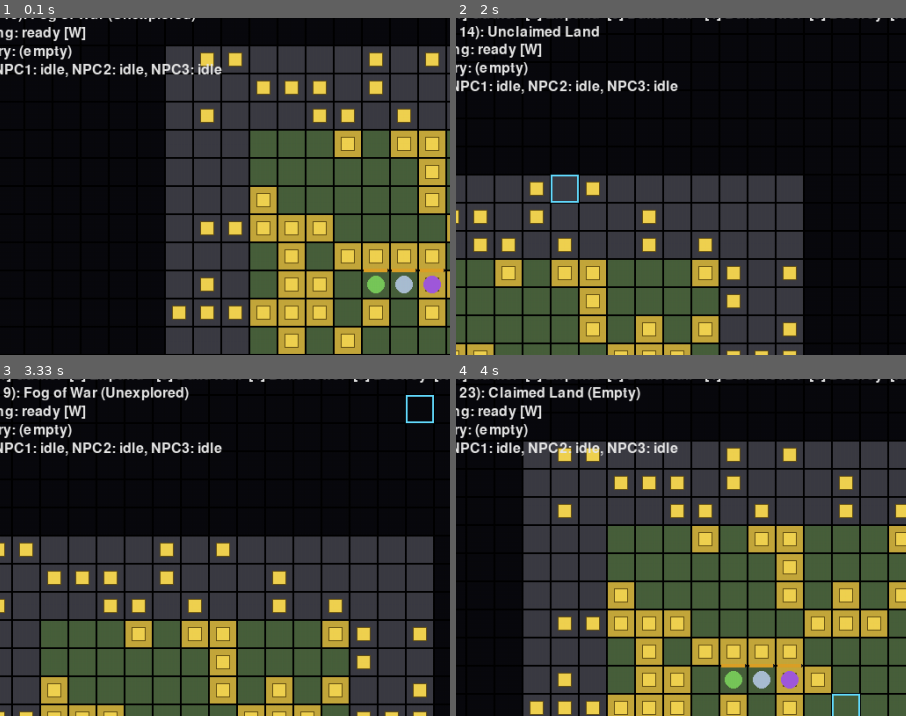
Above: before the commit, frames 1-4 (two rows, left to right).
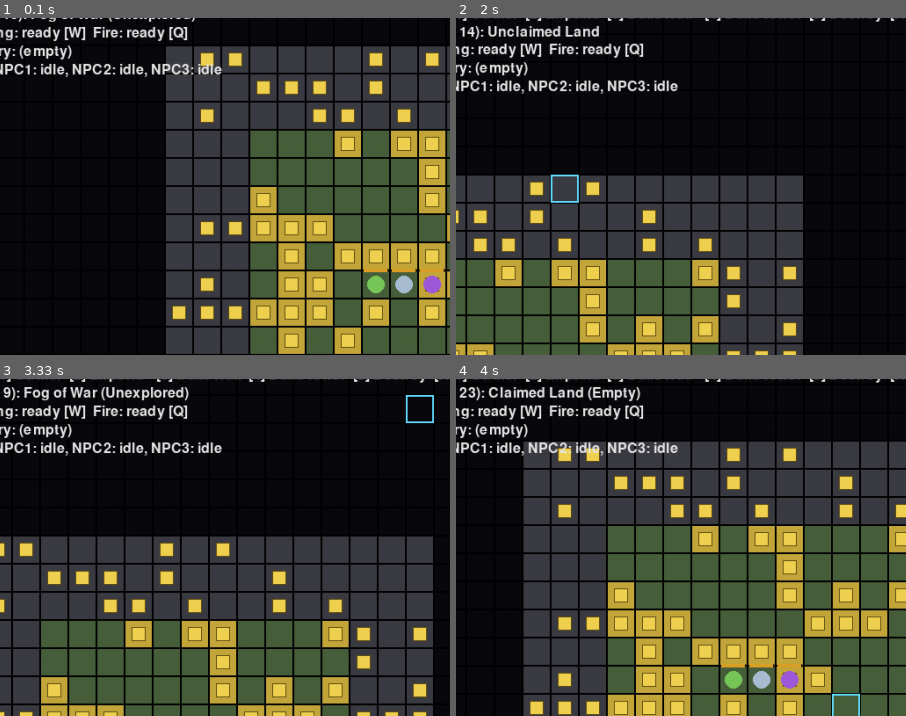
Above: after the commit, the same moments.

Repository: MiohitoKiri5474/PyGame-Final
Game: pygame game, started from src/main.py
Two runs of this game, one before a commit and one after it. Both use one fixed random seed, a clock stepped at 60 frames per second and the inputs below.
Inputs (mouse positions are % of the whole screen's width and height, from its top left):
- Up to frame 1 (0.1 s): no input
- Up to frame 2 (2 s): hold Q 0.33-0.8 s; hold Right 0.33-0.8 s; move the mouse to (46, 54) at 0.37 s; tap W at 0.83 s; hold Right 1.17-1.63 s; move the mouse to (26, 51) at 1.2 s; tap Space at 1.23, 1.53, 1.73 s; tap 3 at 1.32 s; hold Up 1.67-1.97 s; move the mouse to (19, 35) at 1.7 s
- Up to frame 3 (3.33 s): hold Right 2-2.47 s; move the mouse to (65, 15) at 2.03 s; tap Space at 2.07, 2.37, 2.9, 3.2 s; tap 2 at 2.15 s; click (24, 13) at 2.55 s; hold Left from 2.83 s (still down); click (52, 16) at 2.92 s
- Up to frame 4 (4 s): release Left at 3.37 s; hold Down 3.4-3.7 s; tap Space at 3.47, 3.8 s; click (14, 47) at 3.48 s; tap 2 at 3.55 s; hold Left from 3.73 s (still down); click (51, 60) at 3.82 s; tap 3 at 3.88 s
The pictures show only the part of the screen within x 7-57%, y 11-60%; the shares and areas given below are measured in that part.

The runs differ from the first frame. In frame 1, 0.5% of the frame differs, in the area x 20-42%, y 2-7%; in frame 2, 0.5%, in the area x 20-42%, y 7-12%; in frame 3, 0.4%; in frame 4, 0.4%.

Commit message:
feat: implement ticket 19 - Fire spell
Q, 15s cooldown, immediate damage plus a 3-second burn DoT. Reuses
ticket 18's cast/cooldown/targeting scaffolding via a new
_cast_single_target_spell(world, monsters, spell, damage, cooldown,
color, on_hit) helper - cast_lightning/cast_fire are thin wrappers,
Fire's burn applied through the on_hit hook.

Deviates from the ticket's literal "via extensions.register_tick" for
burn ticking: monsters live on Game, not World, and register_tick
callbacks only ever receive (world, dt), so there's no path from that
hook to the monster list. Burn ticking is folded into Monster.update
instead (already called once per monster per game tick), needing zero
new call sites. burn_ticks_remaining/burn_damage_per_tick live
directly on Monster.

Spellbook.trigger_flash gained a color param so Fire's flash renders
orange instead of reusing Lightning's yellow - render_magic.py now
reads spellbook.flash_color instead of a hardcoded constant.

/code-review medium: 4 cleanup findings, no correctness bugs, all
fixed - extracted the shared single-target-cast helper (ahead of
Freeze landing as a third near-identical copy), matched Monster's
burn-tick timer pattern to DayNightCycle/Nest's existing interval-timer
shape, removed a redundant never-true guard condition in
render_magic.py, dropped burn_tick_timer from save.py's persisted
fields (sub-second DoT timing precision across a reload isn't worth
the surface area).

Disclosure: Based on Claude Code generated output.

Diff:
--- a/src/constants.py
+++ b/src/constants.py
@@ -152,3 +152,11 @@
 LIGHTNING_COOLDOWN = 20.0
 MAGIC_FLASH_DURATION = 0.3
 COLOR_LIGHTNING_FLASH = (255, 255, 120)
+
+# --- Fire spell (ticket 19) ---
+FIRE_DAMAGE = 25
+FIRE_COOLDOWN = 15.0
+FIRE_BURN_DAMAGE_PER_TICK = 5
+FIRE_BURN_TICKS = 3
+FIRE_BURN_TICK_INTERVAL = 1.0
+COLOR_FIRE_FLASH = (255, 120, 40)
--- a/src/game.py
+++ b/src/game.py
@@ -42,7 +42,7 @@
 from day_night import DayNightCycle, DAY, NIGHT
 from coords import tile_at, tile_center
 from game_over import GameOverState
-from magic import cast_lightning
+from magic import cast_fire, cast_lightning
 from nest import NestManager, create_initial_nests
 from npc import NPC
 from monster import spawn_monster
@@ -134,6 +134,9 @@
                     # other no-op cast; arrow keys pan without the overlap.
                     if not self.paused:  # casting affects sim state, stays frozen with everything else
                         cast_lightning(self.world, self.monsters)
+                elif event.key == pygame.K_q:
+                    if not self.paused:
+                        cast_fire(self.world, self.monsters)
                 elif event.key in (
                     pygame.K_1, pygame.K_2, pygame.K_3, pygame.K_4,
                     pygame.K_5, pygame.K_6, pygame.K_7, pygame.K_8, pygame.K_9,
--- a/src/magic.py
+++ b/src/magic.py
@@ -1,8 +1,19 @@
 from __future__ import annotations
 
-from typing import TYPE_CHECKING
+from typing import Callable, TYPE_CHECKING
 
-from constants import LIGHTNING_COOLDOWN, LIGHTNING_DAMAGE, MAGIC_FLASH_DURATION, ROLE_MAGE
+from constants import (
+    COLOR_FIRE_FLASH,
+    COLOR_LIGHTNING_FLASH,
+    FIRE_BURN_DAMAGE_PER_TICK,
+    FIRE_BURN_TICKS,
+    FIRE_COOLDOWN,
+    FIRE_DAMAGE,
+    LIGHTNING_COOLDOWN,
+    LIGHTNING_DAMAGE,
+    MAGIC_FLASH_DURATION,
+    ROLE_MAGE,
+)
 from coords import tile_at
 from extensions import register_hud_line, register_tick
 from monster import nearest_claimed_tile
@@ -21,6 +32,7 @@
         self.cooldowns: dict[str, float] = dict(cooldowns) if cooldowns else {}
         self.flash_position: tuple[float, float] | None = None
         self.flash_timer: float = 0.0
+        self.flash_color: tuple[int, int, int] | None = None
 
     def remaining(self, spell: str) -> float:
         return self.cooldowns.get(spell, 0.0)
@@ -31,9 +43,12 @@
     def start_cooldown(self, spell: str, seconds: float) -> None:
         self.cooldowns[spell] = seconds
 
-    def trigger_flash(self, position: tuple[float, float], duration: float) -> None:
+    def trigger_flash(
+        self, position: tuple[float, float], duration: float, color: tuple[int, int, int]
+    ) -> None:
         self.flash_position = position
         self.flash_timer = duration
+        self.flash_color = color
 
     def tick(self, dt: float) -> None:
         for spell in list(self.cooldowns):
@@ -59,11 +74,22 @@
     return any(npc.role == ROLE_MAGE and not npc.is_dead for npc in world.npcs)
 
 
-def cast_lightning(world: "World", monsters: list["Monster"]) -> bool:
-    """Colony-wide cast: castable whenever off-cooldown and a living Mage
-    exists, regardless of that Mage's position - auto-targets the nearest
-    monster to territory. Silent no-op (no wasted cooldown) otherwise."""
-    if not world.spellbook.is_ready("Lightning"):
+def _cast_single_target_spell(
+    world: "World",
+    monsters: list["Monster"],
+    spell: str,
+    damage: int,
+    cooldown: float,
+    color: tuple[int, int, int],
+    on_hit: Callable[["Monster"], None] | None = None,
+) -> bool:
+    """Shared scaffolding for single-target spells: ready-check, living-Mage
+    check, nearest-target lookup, damage, cooldown, flash. Castable whenever
+    off-cooldown and a living Mage exists, regardless of that Mage's
+    position - auto-targets the nearest monster to territory. Silent no-op
+    (no wasted cooldown) otherwise. `on_hit` applies any effect beyond flat
+    damage (e.g. Fire's burn)."""
+    if not world.spellbook.is_ready(spell):
         return False
     if not _has_living_mage(world):
         return False
@@ -71,10 +97,30 @@
     if target is None:
         return False
 
-    target.health -= LIGHTNING_DAMAGE
-    world.spellbook.start_cooldown("Lightning", LIGHTNING_COOLDOWN)
-    world.spellbook.trigger_flash((target.x, target.y), MAGIC_FLASH_DURATION)
+    target.health -= damage
+    if on_hit is not None:
+        on_hit(target)
+    world.spellbook.start_cooldown(spell, cooldown)
+    world.spellbook.trigger_flash((target.x, target.y), MAGIC_FLASH_DURATION, color)
     return True
+
+
+def cast_lightning(world: "World", monsters: list["Monster"]) -> bool:
+    return _cast_single_target_spell(
+        world, monsters, "Lightning", LIGHTNING_DAMAGE, LIGHTNING_COOLDOWN, COLOR_LIGHTNING_FLASH
+    )
+
+
+def cast_fire(world: "World", monsters: list["Monster"]) -> bool:
+    """Immediate damage plus a burn DoT applied directly on the target
+    Monster (ticked in Monster.update itself, not via
+    extensions.register_tick: monsters live on Game, not World, so the
+    register_tick hook - which only ever receives (world, dt) - has no way
+    to reach them)."""
+    return _cast_single_target_spell(
+        world, monsters, "Fire", FIRE_DAMAGE, FIRE_COOLDOWN, COLOR_FIRE_FLASH,
+        on_hit=lambda target: target.apply_burn(FIRE_BURN_DAMAGE_PER_TICK, FIRE_BURN_TICKS),
+    )
 
 
 def _tick_magic(world: "World", dt: float) -> None:
@@ -82,10 +128,12 @@
 
 
 def _magic_hud_line(world: "World") -> str:
-    remaining = world.spellbook.remaining("Lightning")
-    if remaining <= 0:
-        return "Lightning: ready [W]"
-    return f"Lightning: {remaining:.0f}s [W]"
+    parts = []
+    for spell, hotkey in (("Lightning", "W"), ("Fire", "Q")):
+        remaining = world.spellbook.remaining(spell)
+        status = "ready" if remaining <= 0 else f"{remaining:.0f}s"
+        parts.append(f"{spell}: {status} [{hotkey}]")
+    return "  ".join(parts)
 
 
 register_tick(_tick_magic)
--- a/src/monster.py
+++ b/src/monster.py
@@ -1,5 +1,11 @@
 from blocking import is_wall_blocked
-from constants import MONSTER_ATTACK, MONSTER_DEFENSE, MONSTER_MAX_HEALTH, MONSTER_SPEED
+from constants import (
+    FIRE_BURN_TICK_INTERVAL,
+    MONSTER_ATTACK,
+    MONSTER_DEFENSE,
+    MONSTER_MAX_HEALTH,
+    MONSTER_SPEED,
+)
 from coords import tile_center
 from movement import step_toward_path
 from pathfinding import find_path
@@ -14,6 +20,9 @@
         self.health = MONSTER_MAX_HEALTH
         self.attack = MONSTER_ATTACK
         self.defense = MONSTER_DEFENSE
+        self.burn_ticks_remaining = 0
+        self.burn_damage_per_tick = 0
+        self.burn_tick_timer = 0.0
 
     @property
     def has_arrived(self) -> bool:
@@ -26,7 +35,26 @@
     def set_path(self, path: list[tuple[int, int]]) -> None:
         self.path = list(path)
 
+    def apply_burn(self, damage_per_tick: int, ticks: int) -> None:
+        self.burn_damage_per_tick = damage_per_tick
+        self.burn_ticks_remaining = ticks
+        self.burn_tick_timer = 0.0
+
+    def _tick_burn(self, dt: float) -> None:
+        # Same "accumulate dt, fire at interval, reset to 0" shape as
+        # DayNightCycle.update/Nest.update - a stalled frame just delays the
+        # next tick by that same amount rather than catching up multiple
+        # ticks at once, matching how those two already behave.
+        if self.burn_ticks_remaining <= 0:
+            return
+        self.burn_tick_timer += dt
+        if self.burn_tick_timer >= FIRE_BURN_TICK_INTERVAL:
+            self.burn_tick_timer = 0.0
+            self.health -= self.burn_damage_per_tick
+            self.burn_ticks_remaining -= 1
+
     def update(self, dt: float) -> None:
+        self._tick_burn(dt)
         self.x, self.y, self.path = step_toward_path(self.x, self.y, self.path, self.speed, dt)
 
 
--- a/src/render_magic.py
+++ b/src/render_magic.py
@@ -1,17 +1,19 @@
 import pygame
 
-from constants import COLOR_LIGHTNING_FLASH
 from extensions import register_overlay
 
 
 def draw_magic_fx(surface: pygame.Surface, world, camera) -> None:
     spellbook = world.spellbook
+    # flash_color is always co-assigned with flash_position/flash_timer in
+    # Spellbook.trigger_flash (the only place any of the three are set) - no
+    # separate None-check needed for a state that can't actually occur.
     if spellbook.flash_timer <= 0 or spellbook.flash_position is None:
         return
     x, y = spellbook.flash_position
     screen_x = int(x - camera.x)
     screen_y = int(y - camera.y)
-    pygame.draw.circle(surface, COLOR_LIGHTNING_FLASH, (screen_x, screen_y), 20, 3)
+    pygame.draw.circle(surface, spellbook.flash_color, (screen_x, screen_y), 20, 3)
 
 
 register_overlay(draw_magic_fx)
--- a/src/save.py
+++ b/src/save.py
@@ -104,6 +104,8 @@
                 "health": m.health,
                 "attack": m.attack,
                 "defense": m.defense,
+                "burn_ticks_remaining": m.burn_ticks_remaining,
+                "burn_damage_per_tick": m.burn_damage_per_tick,
             }
             for m in monsters
         ],
@@ -191,6 +193,11 @@
         monster.health = md["health"]
         monster.attack = md["attack"]
         monster.defense = md["defense"]
+        monster.burn_ticks_remaining = md.get("burn_ticks_remaining", 0)
+        monster.burn_damage_per_tick = md.get("burn_damage_per_tick", 0)
+        # burn_tick_timer intentionally not persisted - sub-second timing
+        # precision on a 3-second DoT isn't worth the extra save-file field;
+        # a reloaded mid-burn monster just restarts its current tick's timer.
         monsters.append(monster)
 
     return (
--- a/tests/test_magic.py
+++ b/tests/test_magic.py
@@ -1,5 +1,15 @@
-from constants import LIGHTNING_COOLDOWN, LIGHTNING_DAMAGE, ROLE_MAGE
-from magic import Spellbook, cast_lightning, nearest_monster_to_territory
+from constants import (
+    COLOR_FIRE_FLASH,
+    COLOR_LIGHTNING_FLASH,
+    FIRE_BURN_DAMAGE_PER_TICK,
+    FIRE_BURN_TICKS,
+    FIRE_COOLDOWN,
+    FIRE_DAMAGE,
+    LIGHTNING_COOLDOWN,
+    LIGHTNING_DAMAGE,
+    ROLE_MAGE,
+)
+from magic import Spellbook, cast_fire, cast_lightning, nearest_monster_to_territory
 from monster import Monster
 from npc import NPC
 from world import World
@@ -88,6 +98,7 @@
     assert near.health == start_health - LIGHTNING_DAMAGE
     assert far.health == far.health  # untouched
     assert world.spellbook.remaining("Lightning") == LIGHTNING_COOLDOWN
+    assert world.spellbook.flash_color == COLOR_LIGHTNING_FLASH
 
 
 def test_cast_lightning_ignores_dead_mage():
@@ -97,3 +108,59 @@
     world.npcs.append(dead_mage)
     monster = Monster(0.0, 0.0)
     assert cast_lightning(world, [monster]) is False
+
+
+def test_cast_fire_fails_on_cooldown():
+    world = _world_with_mage()
+    monster = Monster(0.0, 0.0)
+    world.spellbook.start_cooldown("Fire", 5.0)
+    assert cast_fire(world, [monster]) is False
+
+
+def test_cast_fire_fails_without_a_living_mage():
+    world = World(npc_count=0)
+    monster = Monster(0.0, 0.0)
+    assert cast_fire(world, [monster]) is False
+
+
+def test_cast_fire_fails_with_no_monsters():
+    world = _world_with_mage()
+    assert cast_fire(world, []) is False
+
+
+def test_cast_fire_deals_immediate_damage_and_applies_burn():
+    world = _world_with_mage()
+    from coords import tile_center
+
+    cx, cy = world.grid.width // 2, world.grid.height // 2
+    target = Monster(*tile_center(cx + 6, cy))
+    start_health = target.health
+
+    assert cast_fire(world, [target]) is True
+    assert target.health == start_health - FIRE_DAMAGE
+    assert target.burn_ticks_remaining == FIRE_BURN_TICKS
+    assert target.burn_damage_per_tick == FIRE_BURN_DAMAGE_PER_TICK
+    assert world.spellbook.remaining("Fire") == FIRE_COOLDOWN
+    assert world.spellbook.flash_color == COLOR_FIRE_FLASH
+
+
+def test_cast_fire_total_damage_includes_burn_dot():
+    world = _world_with_mage()
+    monster = Monster(0.0, 0.0)
+    start_health = monster.health
+
+    cast_fire(world, [monster])
+    for _ in range(FIRE_BURN_TICKS):
+        monster.update(1.0)
+
+    expected_total = FIRE_DAMAGE + FIRE_BURN_TICKS * FIRE_BURN_DAMAGE_PER_TICK
+    assert monster.health == start_health - expected_total
+
+
+def test_fire_and_lightning_cooldowns_are_independent():
+    world = _world_with_mage()
+    monster = Monster(0.0, 0.0)
+    assert cast_lightning(world, [monster]) is True
+    assert cast_fire(world, [monster]) is True  # not blocked by Lightning's cooldown
+    assert not world.spellbook.is_ready("Lightning")
+    assert not world.spellbook.is_ready("Fire")
--- a/tests/test_monster.py
+++ b/tests/test_monster.py
@@ -63,6 +63,61 @@
     assert monster.is_dead
 
 
+class TestBurn:
+    def test_apply_burn_sets_state(self):
+        monster = Monster(x=0.0, y=0.0)
+        monster.apply_burn(damage_per_tick=5, ticks=3)
+        assert monster.burn_ticks_remaining == 3
+        assert monster.burn_damage_per_tick == 5
+
+    def test_burn_deals_damage_once_per_second(self):
+        monster = Monster(x=0.0, y=0.0)
+        start_health = monster.health
+        monster.apply_burn(damage_per_tick=5, ticks=3)
+
+        monster.update(0.5)
+        assert monster.health == start_health  # under 1s, no tick yet
+
+        monster.update(0.5)  # crosses the 1.0s mark
+        assert monster.health == start_health - 5
+        assert monster.burn_ticks_remaining == 2
+
+    def test_burn_deals_total_damage_over_full_duration(self):
+        monster = Monster(x=0.0, y=0.0)
+        start_health = monster.health
+        monster.apply_burn(damage_per_tick=5, ticks=3)
+
+        for _ in range(4):  # 4 seconds, generous margin over the 3 ticks
+            monster.update(1.0)
+
+        assert monster.health == start_health - 15  # 3 ticks * 5
+        assert monster.burn_ticks_remaining == 0
+
+    def test_burn_expires_and_stops_dealing_damage(self):
+        monster = Monster(x=0.0, y=0.0)
+        monster.apply_burn(damage_per_tick=5, ticks=1)
+        monster.update(1.0)
+        health_after_expiry = monster.health
+
+        monster.update(5.0)  # well past expiry
+        assert monster.health == health_after_expiry
+
+    def test_no_burn_by_default(self):
+        monster = Monster(x=0.0, y=0.0)
+        start_health = monster.health
+        monster.update(10.0)
+        assert monster.health == start_health
+
+    def test_burn_does_not_error_when_monster_dies_mid_burn(self):
+        monster = Monster(x=0.0, y=0.0)
+        monster.health = 3
+        monster.apply_burn(damage_per_tick=5, ticks=3)
+        monster.update(1.0)  # first tick drops health below zero
+        assert monster.is_dead
+        monster.update(1.0)  # must not raise even though "dead"
+        assert monster.burn_ticks_remaining == 1
+
+
 class _Building:
     def __init__(self, type_: str, x: int, y: int):
         self.type = type_
--- a/tests/test_save.py
+++ b/tests/test_save.py
@@ -49,6 +49,7 @@
     monster = Monster(300.0, 400.0)
     monster.set_path([(9, 9), (10, 10)])
     monster.health = 17
+    monster.apply_burn(damage_per_tick=5, ticks=2)  # burn_tick_timer not persisted, deliberately
 
     game_over_state = GameOverState()
 
@@ -103,6 +104,8 @@
     assert loaded_nests.nests[0].spawn_timer == 3.25
     assert loaded_cycle.timer == 12.5
     assert loaded_monsters[0].health == 17
+    assert loaded_monsters[0].burn_ticks_remaining == 2
+    assert loaded_monsters[0].burn_damage_per_tick == 5
     assert l_points == 4
     assert l_killed == 3
     assert loaded_world.spellbook.remaining("Lightning") == 13.5
Not shown, changed: docs/tickets/expansion/part-2-combat-depth/19-fire-spell.md
